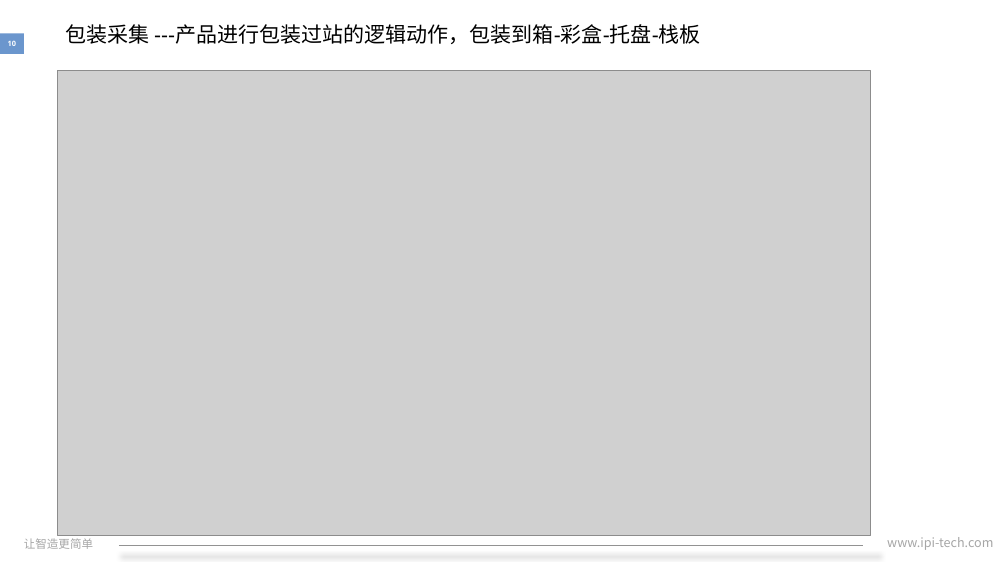
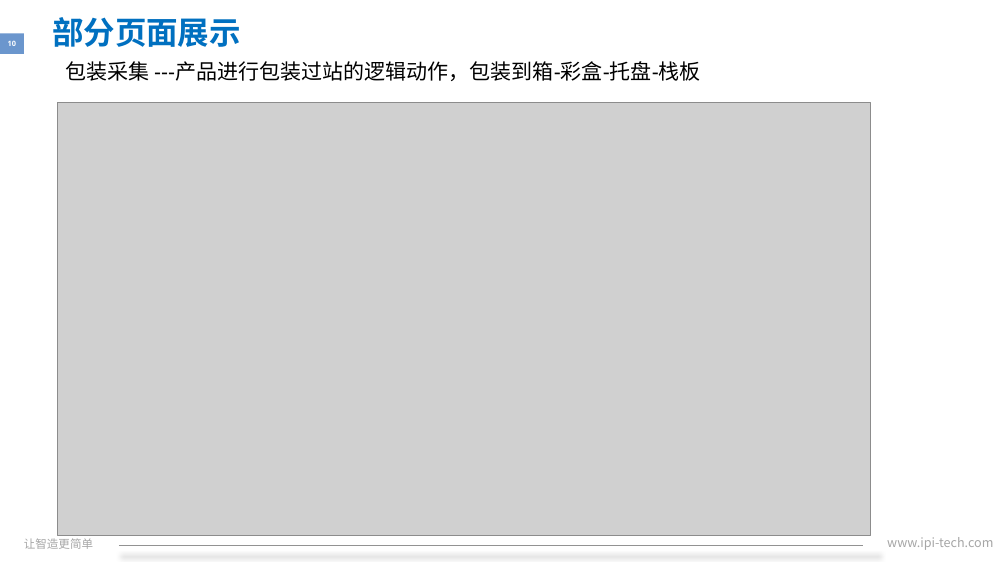
Before and after one commit to xiaozixiang/DocMent, a slide deck: slide 10 of IPI-HR-30-07A转正述职报告.pptx. Drawn at 1008x567 pixels with LibreOffice and Linux fonts; fonts in the diff are those of the drawing; grey boxes stand for pictures; background and template pictures are left out. Boxes give left, top, right and bottom in pixels: in the first picture for what was removed or moved away, otherwise in the second. Text is boxed around its words. In the diff, an @@ line names an element or a change of style, - is before the commit and + after.

```diff
--- a/IPI-HR-30-07A转正述职报告.pptx
+++ b/IPI-HR-30-07A转正述职报告.pptx
@@ text added at (52, 17, 241, 47), 30 pt, text #0070C0, bold @@
+部分页面展示
@@ text "包装采集 ---产品进行包装过站的逻辑动作，包装到箱-彩盒-托盘-栈板": place and size @@
-text "包装采集 ---产品进行包装过站的逻辑动作，包装到箱-彩盒-托盘-栈板" at (65, 24, 701, 44)
+text "包装采集 ---产品进行包装过站的逻辑动作，包装到箱-彩盒-托盘-栈板" at (65, 61, 701, 81)
@@ picture: place and size @@
-picture at (57, 70, 870, 535)
+picture at (57, 103, 870, 536)
```
Also in this commit, not shown: 15 other slides changed.
